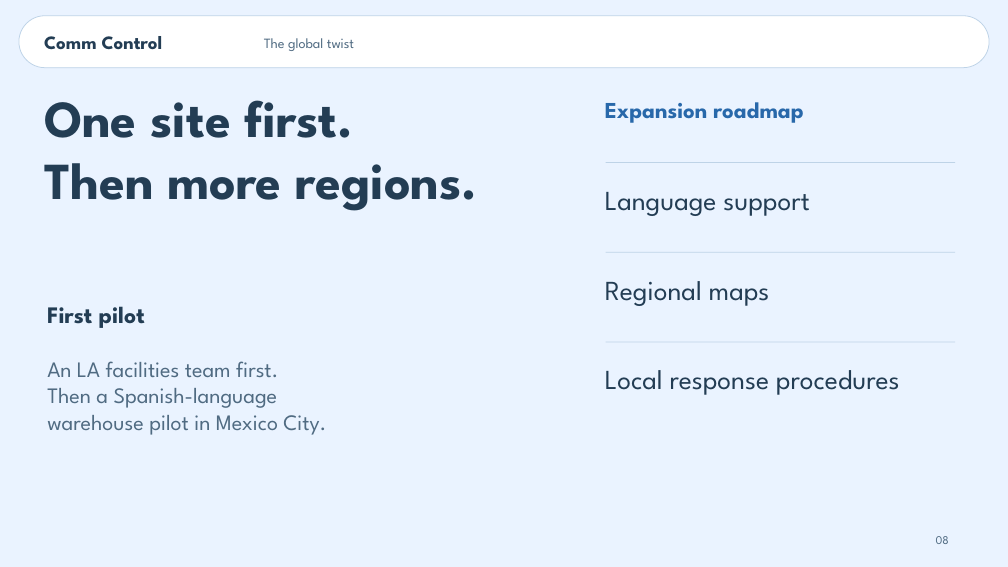
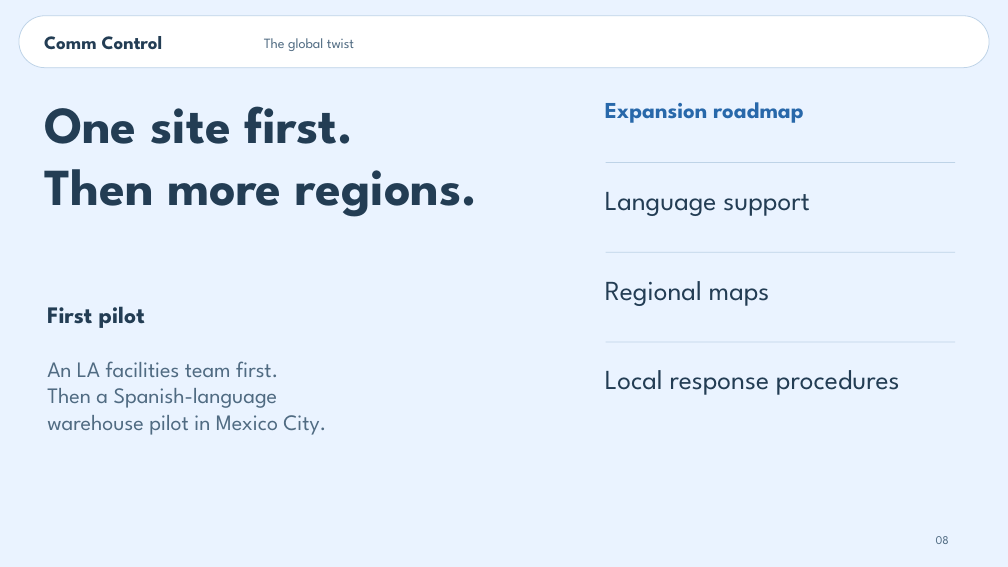
Before and after one commit to mihirduvedi/comm-control, a slide deck: slide 8 of presentation/Comm_Control_Pitch.pptx. Drawn at 1008x567 pixels with LibreOffice and Linux fonts; fonts in the diff are those of the drawing. Boxes give left, top, right and bottom in pixels: in the first picture for what was removed or moved away, otherwise in the second. Text is boxed around its words. In the diff, an @@ line names an element or a change of style, - is before the commit and + after.

```diff
--- a/presentation/Comm_Control_Pitch.pptx
+++ b/presentation/Comm_Control_Pitch.pptx
@@ text "One site first." moved from (x1=44, y1=100, x2=478, y2=211) to (x1=44, y1=106, x2=478, y2=217) @@
```
Also in this commit, not shown: 8 other slides changed, 2 other files.
